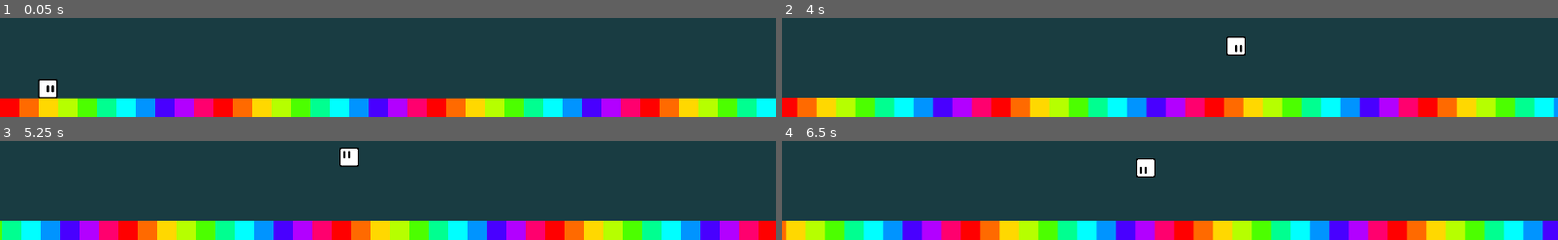
Above: before the commit, frames 1-4 (two rows, left to right).
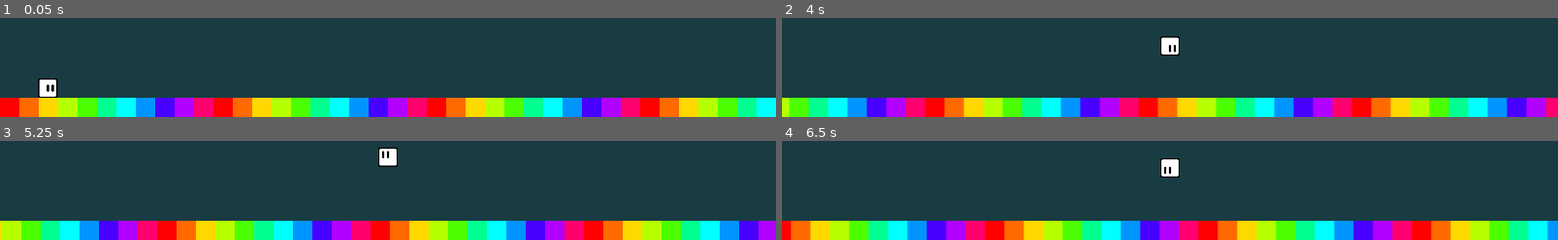
Above: after the commit, the same moments.

Repository: hanabira-mitsu/hcube
Game: Godot game, scene res://scenes/levels/3.tscn
Same seed, same stepped clock (60 frames per second), same inputs: the game is played once before the commit and once after it. This scene is started directly instead of the project's main scene.
Inputs (mouse positions are in pixels of both pictures, inside the frame that each line leads up to):
- Up to frame 1 (0.05 s): no input
- Up to frame 2 (4 s): tap Enter at 0.5 s; move the mouse to (outside the picture) at 0.52 s; hold S (action) 0.53-1.28 s; hold Right (right) 0.53-2.03 s; click (outside the picture) at 0.67 s; tap A (jump) at 0.77, 1.52, 3.02, 3.77 s; move the mouse to (outside the picture) at 1.27 s; tap S (action) at 1.35, 2.85 s; move the mouse to (outside the picture) at 2.02 s; hold Left (left) 2.03-2.78 s; hold S (action) 2.03-2.78 s; move the mouse to (outside the picture) at 2.77 s; hold Right (right) from 2.78 s (still down); click (outside the picture) at 2.92 s; move the mouse to (outside the picture) at 3.52 s; hold S (action) from 3.53 s (still down)
- Up to frame 3 (5.25 s): move the mouse to (outside the picture) at 4.27 s; release Right (right) at 4.28 s; release S (action) at 4.28 s; hold Left (left) 4.28-5.03 s; tap S (action) at 4.35 s; tap A (jump) at 4.52 s; move the mouse to (outside the picture) at 5.02 s; hold Right (right) from 5.03 s (still down); hold S (action) from 5.03 s (still down); click (outside the picture) at 5.17 s
- Up to frame 4 (6.5 s): move the mouse to (outside the picture) at 5.77 s; release Right (right) at 5.78 s; release S (action) at 5.78 s; hold Left (left) from 5.78 s (still down); tap S (action) at 5.85 s; tap A (jump) at 6.02 s

The runs differ from the first frame. In frame 1, 1.1% of the frame differs, in the area x 0-100%, y 61-82%; in frame 2, 20%; in frame 3, 20%; in frame 4, 20%, in the area x 0-100%, y 17-100%.

Commit message:
temp fix camera bug

Diff:
--- a/scripts/ScreenCamera.gd
+++ b/scripts/ScreenCamera.gd
@@ -26,10 +26,11 @@
 	# Actual movement
 	#var tween = create_tween().set_ease(Tween.EASE_OUT).set_trans(Tween.TRANS_QUINT)
 	#tween.tween_property(self, "global_position", Vector2i(Target.position.x, Target.position.y), align_time)
-	if floor(self.position.distance_to(Vector2(Target.position.x, self.position.y))) > 40:
-		self.position.x = move_toward(self.position.x, Target.position.x, 5)
+	#if floor(self.position.distance_to(Vector2(Target.position.x, self.position.y))) > 40:
+		#self.position.x = move_toward(self.position.x, Target.position.x, 20)
+	self.position.x = Target.position.x
 	if floor(self.position.distance_to(Vector2(Target.position.y, self.position.y))) > 30:
-		self.position.y = move_toward(self.position.y, Target.position.y, 5)
+		self.position.y = move_toward(self.position.y, Target.position.y, 20)
 
 # Calculating the gridnapped position
 #func desired_position() -> Vector2:
